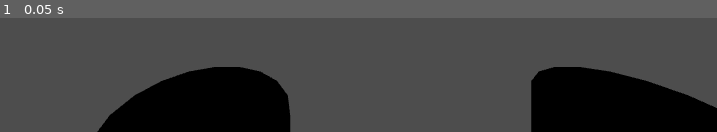
Above: before the commit, frame 1.
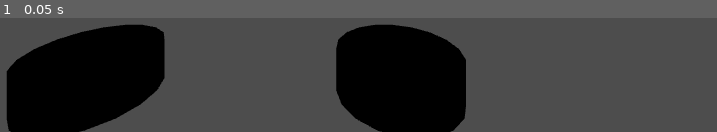
Above: after the commit, the same moment.

Repository: Apn0/CeDo-Sim
Game: Godot game, scene res://src/scenes/vehicles/cars/AudiA3Sportback.tscn
The game is run twice, just before and just after one commit, with the same random seed, the same clock (stepped at 60 frames per second) and the same inputs. This scene is started directly instead of the project's main scene.
Inputs:
- Up to frame 1 (0.05 s): no input

The runs differ from the first frame. In frame 1, 54% of the frame differs, in the area x 0-100%, y 6-100%.

Commit message:
Fix CabCamera basis on all 8 cars — was facing rear interior, not windshield
Audit of car .tscn files turned up a single shared bug: every Car's
CabCamera has identity basis. Godot Camera3D defaults to looking at
-Z. But our cars have FRONT at +Z (Wheel_FL/FR sit at z=+1.32,
Wheel_RL/RR at z=-1.32), so the driver was looking BACKWARDS at the
rear interior, not out through the windshield.

Forklift and BaleClamp already had the 180° Y rotation (basis
(-1,1,-1)). The car fleet didn't. Applied the same rotation across
all 8 cars in one pass:
  - AudiA3Sportback
  - BMWX1Placeholder
  - FordKa2003
  - FordStreetka
  - HyundaiI20_2010
  - SuzukiSwiftGLX
  - VWGolfMk6
  - VolvoV40Placeholder

What I also checked (no changes needed):
  - Chassis SIZES are realistic across the fleet (Swift 1.5×1.2×3.7,
    Audi 1.78×1.30×4.29, BMW X1 1.82×1.55×4.45 etc — all match real
    car dimensions; no oversize/undersize).
  - FBX root_scale = 1.0 on Swift + Merlo imports (no cm/m mismatch
    coming from the import config).
  - StaffParking bay rotations: LEFT row yaw -90° → car front faces
    -X (wall, away from aisle); RIGHT row yaw +90° → front faces +X
    (wall). Both = back-in parking, normal.
  - Player Swift spawn rotation_y=0 → faces +Z = NORTH = up De Asselen
    Kuil into the lot. Matches the comment intent.

What remains uncertain (couldn't verify from code alone):
  - Visual GLB/FBX model sizes for the NPC cars — _model_scale is the
    default Vector3.ONE, so each subclass uses whatever the imported
    asset's natural size is. If a specific GLB is modelled too big in
    its source units, that car will visually exceed its chassis box.
    Operator should flag any car that looks oversized; per-car
    _model_scale override is a one-liner per car.

Co-Authored-By: Claude Opus 4.7 <noreply@anthropic.com>

Diff:
--- a/src/scenes/vehicles/cars/AudiA3Sportback.tscn
+++ b/src/scenes/vehicles/cars/AudiA3Sportback.tscn
@@ -88,7 +88,7 @@
 mesh = SubResource("Cyl_wheel")
 
 [node name="CabCamera" type="Camera3D" parent="."]
-transform = Transform3D(1, 0, 0, 0, 1, 0, 0, 0, 1, -0.38, 1.20, -0.25)
+transform = Transform3D(-1, 0, 0, 0, 1, 0, 0, 0, -1, -0.38,1.20,-0.25)
 current = false
 fov = 70.0
 
--- a/src/scenes/vehicles/cars/BMWX1Placeholder.tscn
+++ b/src/scenes/vehicles/cars/BMWX1Placeholder.tscn
@@ -88,7 +88,7 @@
 mesh = SubResource("Cyl_wheel")
 
 [node name="CabCamera" type="Camera3D" parent="."]
-transform = Transform3D(1, 0, 0, 0, 1, 0, 0, 0, 1, -0.38, 1.28, -0.20)
+transform = Transform3D(-1, 0, 0, 0, 1, 0, 0, 0, -1, -0.38,1.28,-0.20)
 current = false
 fov = 70.0
 
--- a/src/scenes/vehicles/cars/FordKa2003.tscn
+++ b/src/scenes/vehicles/cars/FordKa2003.tscn
@@ -88,7 +88,7 @@
 mesh = SubResource("Cyl_wheel")
 
 [node name="CabCamera" type="Camera3D" parent="."]
-transform = Transform3D(1, 0, 0, 0, 1, 0, 0, 0, 1, -0.34, 1.10, -0.20)
+transform = Transform3D(-1, 0, 0, 0, 1, 0, 0, 0, -1, -0.34,1.10,-0.20)
 current = false
 fov = 70.0
 
--- a/src/scenes/vehicles/cars/FordStreetka.tscn
+++ b/src/scenes/vehicles/cars/FordStreetka.tscn
@@ -91,7 +91,7 @@
 
 ; CabCamera lowered to track the squished cabin (0.85 * 1.10 = 0.94).
 [node name="CabCamera" type="Camera3D" parent="."]
-transform = Transform3D(1, 0, 0, 0, 1, 0, 0, 0, 1, -0.34, 0.94, -0.20)
+transform = Transform3D(-1, 0, 0, 0, 1, 0, 0, 0, -1, -0.34,0.94,-0.20)
 current = false
 fov = 70.0
 
--- a/src/scenes/vehicles/cars/HyundaiI20_2010.tscn
+++ b/src/scenes/vehicles/cars/HyundaiI20_2010.tscn
@@ -88,7 +88,7 @@
 mesh = SubResource("Cyl_wheel")
 
 [node name="CabCamera" type="Camera3D" parent="."]
-transform = Transform3D(1, 0, 0, 0, 1, 0, 0, 0, 1, -0.36, 1.20, -0.20)
+transform = Transform3D(-1, 0, 0, 0, 1, 0, 0, 0, -1, -0.36,1.20,-0.20)
 current = false
 fov = 70.0
 
--- a/src/scenes/vehicles/cars/SuzukiSwiftGLX.tscn
+++ b/src/scenes/vehicles/cars/SuzukiSwiftGLX.tscn
@@ -121,7 +121,7 @@
 ; ── In-car camera (driver's POV). Subclass _ready() doesn't reposition it
 ;    yet — operator can tune by editing the transform here.
 [node name="CabCamera" type="Camera3D" parent="."]
-transform = Transform3D(1, 0, 0, 0, 1, 0, 0, 0, 1, -0.34, 1.15, -0.20)
+transform = Transform3D(-1, 0, 0, 0, 1, 0, 0, 0, -1, -0.34,1.15,-0.20)
 current = false
 fov = 70.0
 
--- a/src/scenes/vehicles/cars/VWGolfMk6.tscn
+++ b/src/scenes/vehicles/cars/VWGolfMk6.tscn
@@ -88,7 +88,7 @@
 mesh = SubResource("Cyl_wheel")
 
 [node name="CabCamera" type="Camera3D" parent="."]
-transform = Transform3D(1, 0, 0, 0, 1, 0, 0, 0, 1, -0.36, 1.20, -0.22)
+transform = Transform3D(-1, 0, 0, 0, 1, 0, 0, 0, -1, -0.36,1.20,-0.22)
 current = false
 fov = 70.0
 
--- a/src/scenes/vehicles/cars/VolvoV40Placeholder.tscn
+++ b/src/scenes/vehicles/cars/VolvoV40Placeholder.tscn
@@ -88,7 +88,7 @@
 mesh = SubResource("Cyl_wheel")
 
 [node name="CabCamera" type="Camera3D" parent="."]
-transform = Transform3D(1, 0, 0, 0, 1, 0, 0, 0, 1, -0.36, 1.22, -0.22)
+transform = Transform3D(-1, 0, 0, 0, 1, 0, 0, 0, -1, -0.36,1.22,-0.22)
 current = false
 fov = 70.0
 
